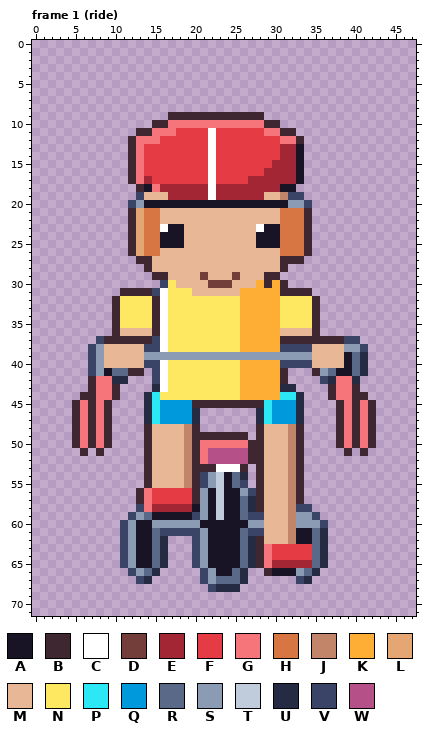
Two versions of one pixel-art file, art/road/kid-on-bike.aseprite. This is how it looked before the edit.
48x72 pixels, 4 frames. Shown: frame 1 (ride). The commit also changed other frames, which this record leaves out.
Palette (. is transparent): A #181425  B #3e2731  C #ffffff  D #733e39  E #a22633  F #e43b44  G #f6757a  H #d77643  J #c28569  K #feae34  L #e4a672  M #e8b796  N #fee761  P #2ce8f5  Q #0099db  R #5a6988  S #8b9bb4  T #c0cbdc  U #262b44  V #3a4466  W #b55088
Pixels before, frame 1 (ride) (only the part around the change), first column x 9:
45 B....UPQQQQBBBBBBBBBPQQQU..
46 B....UPQQQQU.......UPQQQU..
47 B....UPQQQQU.......UPQQQU..
48 B....BMMMMJB.......BMMMJB..
49 B....BMMMMJBBBBBBB.BMMMJB..
50 B....BMMMMJBGGGGGGBBMMMJB..
51 .....BMMMMJBGWWWWWBBMMMJB..
52 .....BMMMMJBGWWWWWBBMMMJB..
53 .....BMMMMJBBBCCCB.BMMMJB..
54 .....BMMMMJBVSTARU.BMMMJB..
55 .....BMMMMJBVSTARV.BMMMJB..
56 ....BGFFFFFBSATAASVBMMMJB..
57 ....BGFFFFFBSATAARUBMMMJB..
58 ....VGEEEEEASATAARUBMMMJVV.
59 ...VSRAAAAAVSATAARVVMMMJSSV
60 ..VSAASSSSSSAAAAAASSMMMJSSS
61 ..VSAARVVVVVSAAAARVVMMMJAAR
62 ..VSAARU...VSAAAARUBMMMJAAR
63 ..VSAARU...VSAAAARUBGFFFFFR
64 ..VSAARU...VSAAAARUBGFFFFFR
65 ..VSAARU...VSAAAARUBGEEEEER
66 ...VSRU.....VSAARU..BAAASRU
67 ....VU......VSRRRU......VU.
68 .............VUUU..........
Now the later version:
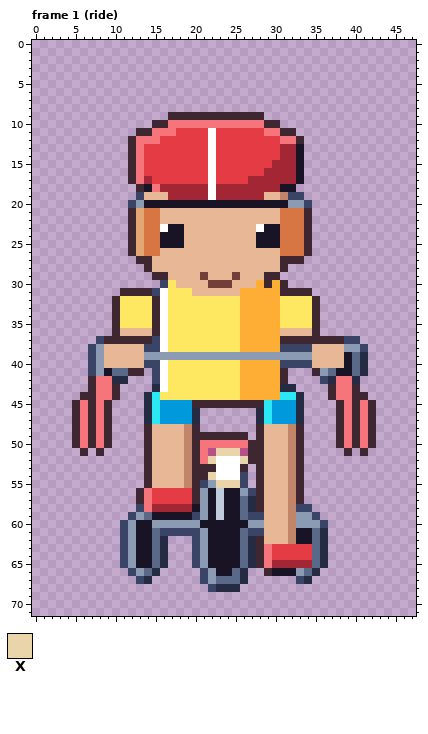
Colours new in this view: X #ead4aa
What changed:
Changed rows in their new state; - is an unchanged pixel.
Frame 1 (ride):
first column x 21:
51 --XXX-
52 -XCCCX
54 BXCCCV
55 --XXX-
Changed places in both pictures, as pixel boxes (x1, y1, x2, y2):
changed: (200, 448, 248, 488)
